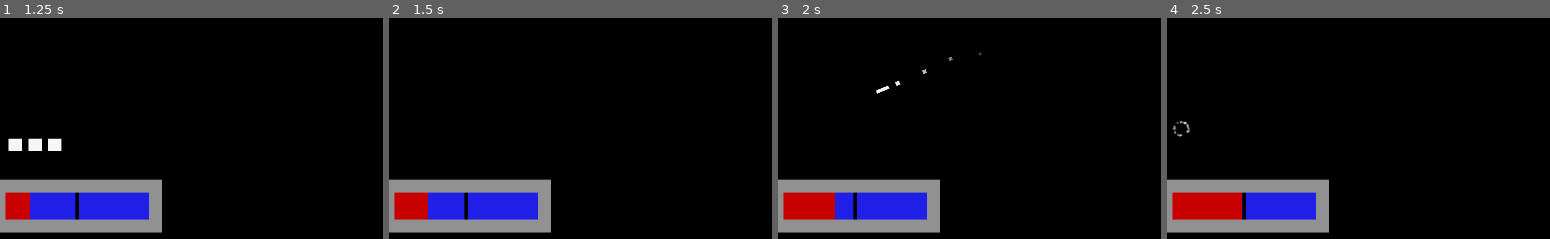
Above: before the commit, frames 1-4 (left to right).
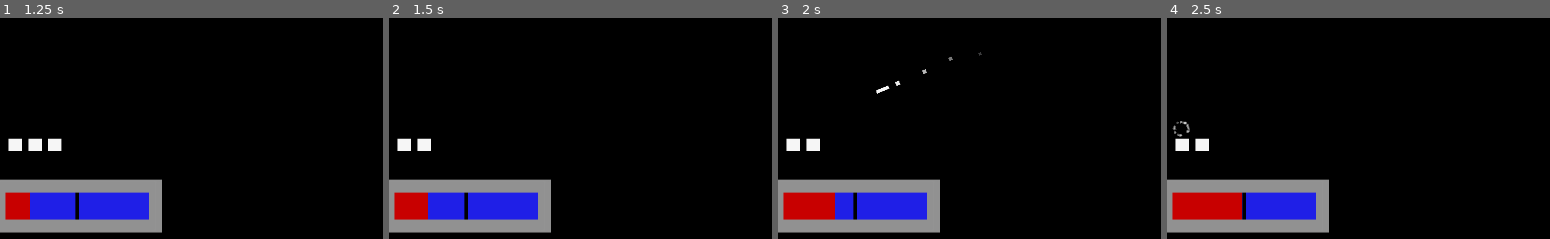
Above: after the commit, the same moments.

Repository: KirbyAndStuff/volatility
Game: Godot game, scene res://world.tscn
Same seed, same stepped clock (60 frames per second), same inputs: the game is played once before the commit and once after it.
Inputs (mouse positions are % of the whole screen's width and height, from its top left):
- Up to frame 1 (1.25 s): move the mouse to (74, 46) at 0.52 s; hold D (blue_right) from 0.53 s (still down); hold Shift (dash) from 0.53 s (still down)
- Up to frame 2 (1.5 s): move the mouse to (30, 56) at 1.27 s; release D (blue_right) at 1.28 s; release Shift (dash) at 1.28 s; hold S (blue_down) from 1.28 s (still down); click (30, 56) at 1.35 s
- Up to frame 3 (2 s): keep holding S (blue_down)
- Up to frame 4 (2.5 s): move the mouse to (62, 28) at 2.02 s; release S (blue_down) at 2.03 s; hold D (blue_right) from 2.03 s (still down); hold Shift (dash) from 2.03 s (still down)
The pictures show only the part of the screen within x 2-52%, y 50-100%; the shares and areas given below are measured in that part.

Frame 1 is identical in both runs. In frame 2, 0.4% of the frame differs, in the area x 2-11%, y 54-61%; in frame 3, 0.4%; in frame 4, 0.4%.

Commit message:
added i-frames

Diff:
--- a/particle/enemies/red.gd
+++ b/particle/enemies/red.gd
@@ -19,8 +19,10 @@
 		velocity=direction*speed
 		move_and_slide()
 
-	if attack_player:
+func _process(delta):
+	if attack_player and (get_node("../player").i_frames) == false:
 		(get_node("../player").health) -= 1
+		(get_node("../player").i_frames) = true
 
 func _on_playerdeath_body_entered(body):
 	if body.name == "bullet4":
--- a/particle/player/player.gd
+++ b/particle/player/player.gd
@@ -8,9 +8,10 @@
 @onready var guntimer := $GunTimer
 @onready var dashlength := $DashLength
 @onready var dash_particlestimer := $DashParticles
+@onready var i_frameslength := $I_FramesLength
 
 func _ready():
-	particlesB = $body
+	particlesB = $"body"
 	particlesL = $"left eye"
 	particlesR = $"right eye"
 
@@ -20,6 +21,7 @@
 var friction = 2000
 var stamina = 100
 var input = Vector2.ZERO
+var i_frames = false
 
 func _physics_process(delta):
 	player_movement(delta)
@@ -27,15 +29,21 @@
 func _process(delta):
 	if stamina <= 100:
 		stamina += 25 * delta
+
 	if Input.is_action_pressed("left_mouse_button") and guntimer.is_stopped():
 		shoot()
+
 	if Input.is_action_pressed("dash") and stamina > 50 and dash_particlestimer.is_stopped():
 		var effect := dash_particles.instantiate()
 		effect.position = position
 		get_parent().add_child(effect)
 		dash_particlestimer.start()
+
 	if Input.is_action_pressed("dash") and stamina > 50:
 		dash()
+
+	if i_frames == true and i_frameslength.is_stopped():
+		i_framesss()
 
 func get_input():
 	if input.length() > 0.0:
@@ -82,6 +90,10 @@
 		speed *= 2
 		dashlength.start()
 
+func i_framesss():
+	i_frames = true
+	i_frameslength.start()
+
 func _on_dash_length_timeout() -> void:
 	friction = 2000
 	accel = 7000
@@ -89,3 +101,7 @@
 
 func _on_dash_particles_timeout() -> void:
 	dash_particlestimer.stop()
+
+func _on_i_frames_length_timeout() -> void:
+	i_frames = false
+	i_frameslength.stop()
--- a/particle/player/player.tscn
+++ b/particle/player/player.tscn
@@ -88,6 +88,9 @@
 [node name="DashParticles" type="Timer" parent="."]
 wait_time = 0.3
 
+[node name="I_FramesLength" type="Timer" parent="."]
+
 [connection signal="timeout" from="GunTimer" to="." method="_on_cooldown_timer_timeout"]
 [connection signal="timeout" from="DashLength" to="." method="_on_dash_length_timeout"]
 [connection signal="timeout" from="DashParticles" to="." method="_on_dash_particles_timeout"]
+[connection signal="timeout" from="I_FramesLength" to="." method="_on_i_frames_length_timeout"]
--- a/particle/ui/health.tscn
+++ b/particle/ui/health.tscn
@@ -1,6 +1,6 @@
-[gd_scene load_steps=3 format=3 uid="uid://f36owwx8a16h"]
+[gd_scene load_steps=3 format=3 uid="uid://dhoylud6i8xce"]
 
-[ext_resource type="Script" path="res://health.gd" id="1_suonn"]
+[ext_resource type="Script" path="res://ui/health.gd" id="1_ird76"]
 [ext_resource type="Texture2D" uid="uid://cmrnoha87yuv2" path="res://4l3cr98s.bmp" id="2_7pn2u"]
 
 [node name="health" type="Control"]
@@ -10,7 +10,7 @@
 anchor_bottom = 1.0
 grow_horizontal = 2
 grow_vertical = 2
-script = ExtResource("1_suonn")
+script = ExtResource("1_ird76")
 
 [node name="4l3Cr98s" type="Sprite2D" parent="."]
 position = Vector2(2.38419e-07, 0)
Renamed: particle/health.gd -> particle/ui/health.gd
Not shown: 1 places in particle/world.tscn that only renumber resources
